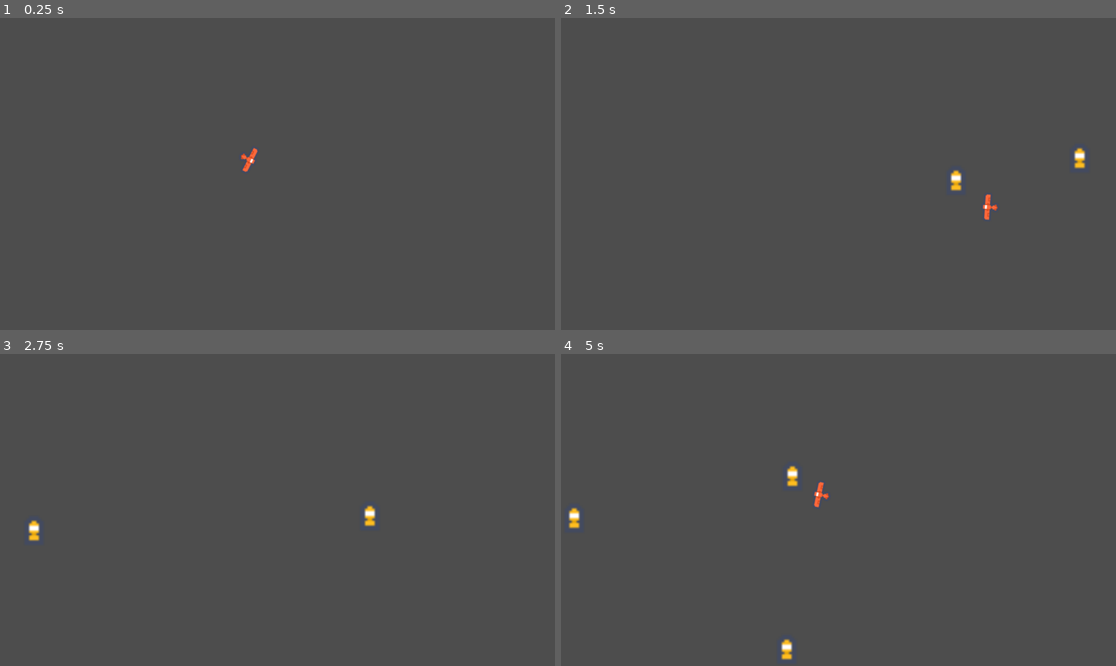
Above: before the commit, frames 1-4 (two rows, left to right).
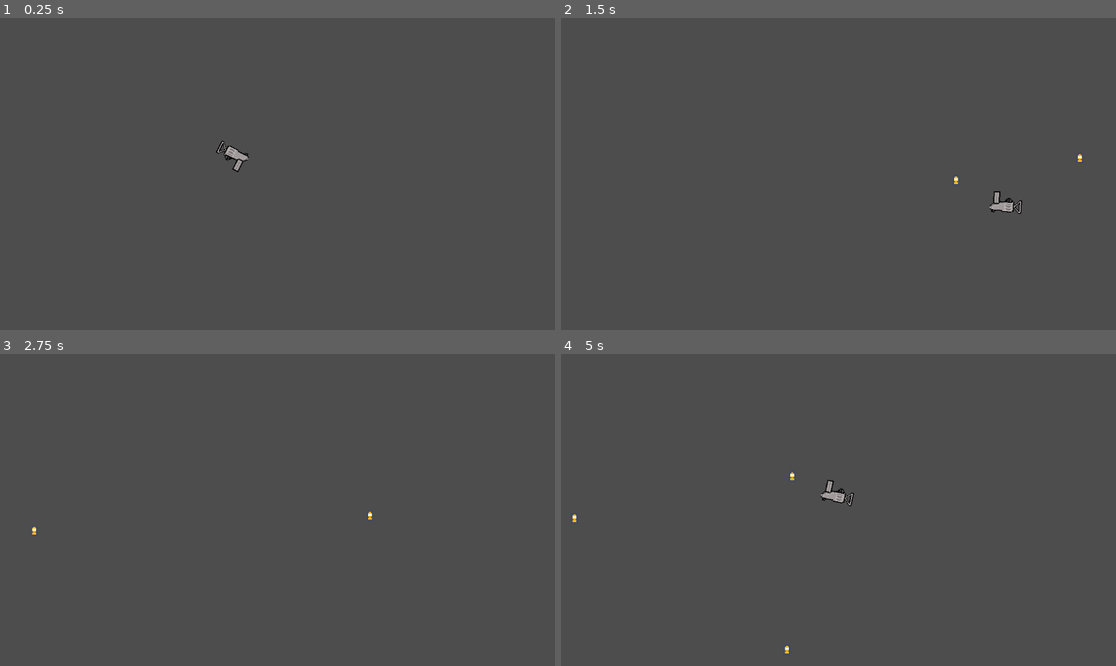
Above: after the commit, the same moments.

Repository: BaselAbdulaal/Top-Down-protect-your-base
Game: Godot game, scene res://player.tscn
The game is run twice, just before and just after one commit, with the same random seed, the same clock (stepped at 60 frames per second) and the same inputs.
Inputs (mouse positions are in pixels of both pictures, inside the frame that each line leads up to):
- Up to frame 1 (0.25 s): no input
- Up to frame 2 (1.5 s): tap Enter at 0.5 s; move the mouse to (960, 158) at 0.52 s; hold D (Right) 0.53-1.28 s; click (960, 158) at 0.6 s; move the mouse to (727, 189) at 1.27 s; hold S (Down) from 1.28 s (still down); click (727, 189) at 1.35 s
- Up to frame 3 (2.75 s): move the mouse to (333, 441) at 2.02 s; release S (Down) at 2.03 s; hold D (Right) from 2.03 s (still down); click (333, 441) at 2.1 s
- Up to frame 4 (5 s): move the mouse to (810, 572) at 2.77 s; release D (Right) at 2.78 s; hold W (Up) 2.78-3.53 s; click (810, 572) at 2.85 s; move the mouse to (1005, 556) at 3.52 s; hold A (Left) from 3.53 s (still down); click (1005, 556) at 3.6 s; move the mouse to (672, 463) at 4.27 s; click (672, 463) at 4.35 s

The runs differ from the first frame. In frame 1, 0.3% of the frame differs, in the area x 38-47%, y 39-50%; in frame 2, 0.5%; in frame 3, 0.2%; in frame 4, 0.7%, in the area x 1-53%, y 35-98%.

Commit message:
fixing the game and adding art

Diff:
--- a/player.tscn
+++ b/player.tscn
@@ -1,11 +1,8 @@
-[gd_scene load_steps=5 format=3 uid="uid://dwkt6sule6odb"]
+[gd_scene load_steps=4 format=3 uid="uid://dwkt6sule6odb"]
 
 [ext_resource type="Script" path="res://Player 1.gd" id="1_6710v"]
-[ext_resource type="Texture2D" uid="uid://bu16rduyfc658" path="res://kenney_pixel-shmup/Ships/ship_0005.png" id="2_m7xl1"]
 [ext_resource type="PackedScene" uid="uid://r582t2af5ivq" path="res://projectile.tscn" id="2_se5kv"]
-
-[sub_resource type="RectangleShape2D" id="RectangleShape2D_w32qn"]
-size = Vector2(33, 58)
+[ext_resource type="Texture2D" uid="uid://biy7obqn2beoq" path="res://bullet/Gun.png" id="3_kfade"]
 
 [node name="Node2D" type="Node2D"]
 position = Vector2(515, 293)
@@ -15,10 +12,7 @@
 Bullet = ExtResource("2_se5kv")
 
 [node name="Sprite2D" type="Sprite2D" parent="CharacterBody2D"]
-rotation = 1.5708
+position = Vector2(-60, 4)
+rotation = -6.28319
 scale = Vector2(2, 2)
-texture = ExtResource("2_m7xl1")
-
-[node name="CollisionShape2D" type="CollisionShape2D" parent="CharacterBody2D"]
-position = Vector2(-1.5, 0)
-shape = SubResource("RectangleShape2D_w32qn")
+texture = ExtResource("3_kfade")
--- a/project.godot
+++ b/project.godot
@@ -49,4 +49,5 @@
 
 [rendering]
 
+textures/canvas_textures/default_texture_filter=0
 renderer/rendering_method="gl_compatibility"
--- a/projectile.tscn
+++ b/projectile.tscn
@@ -10,7 +10,7 @@
 script = ExtResource("1_lxd6s")
 
 [node name="Sprite2D" type="Sprite2D" parent="."]
-scale = Vector2(5, 5)
+scale = Vector2(2, 2)
 texture = ExtResource("2_luyq1")
 
 [node name="CollisionShape2D" type="CollisionShape2D" parent="."]
Binary file added: bullet/Gun.png
Not shown, added: bullet/Gun.png.import
Binary file added: bullet/main character.png
Not shown, added: bullet/main character.png.import
